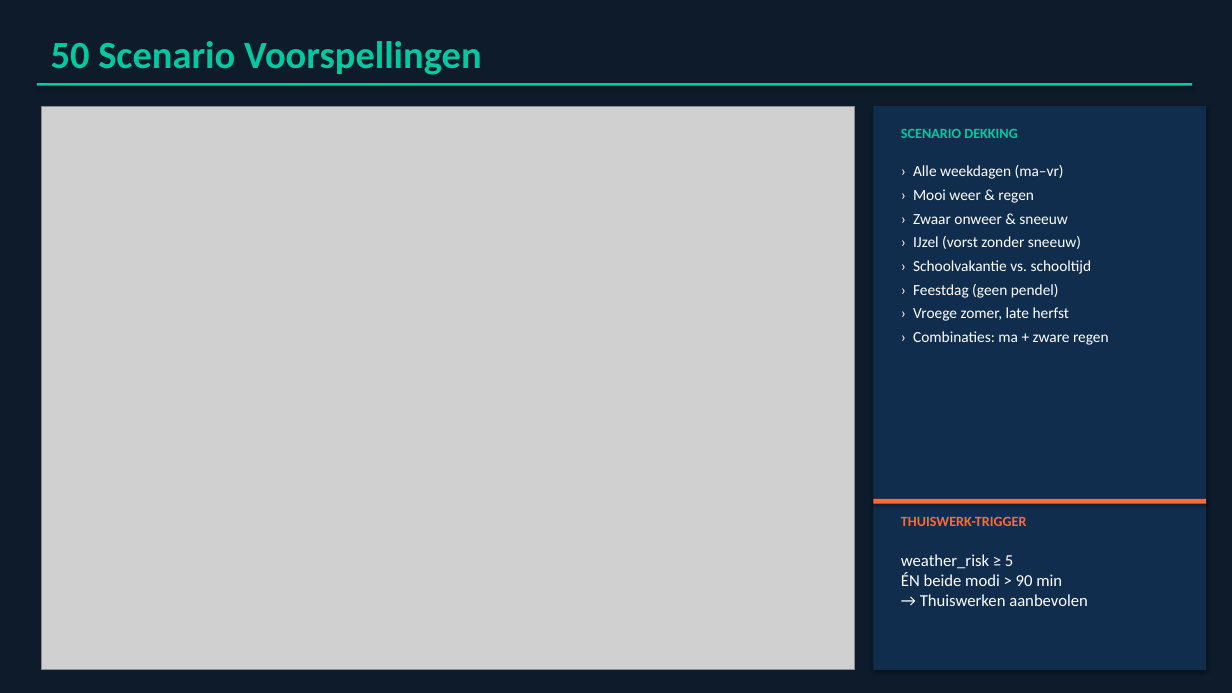
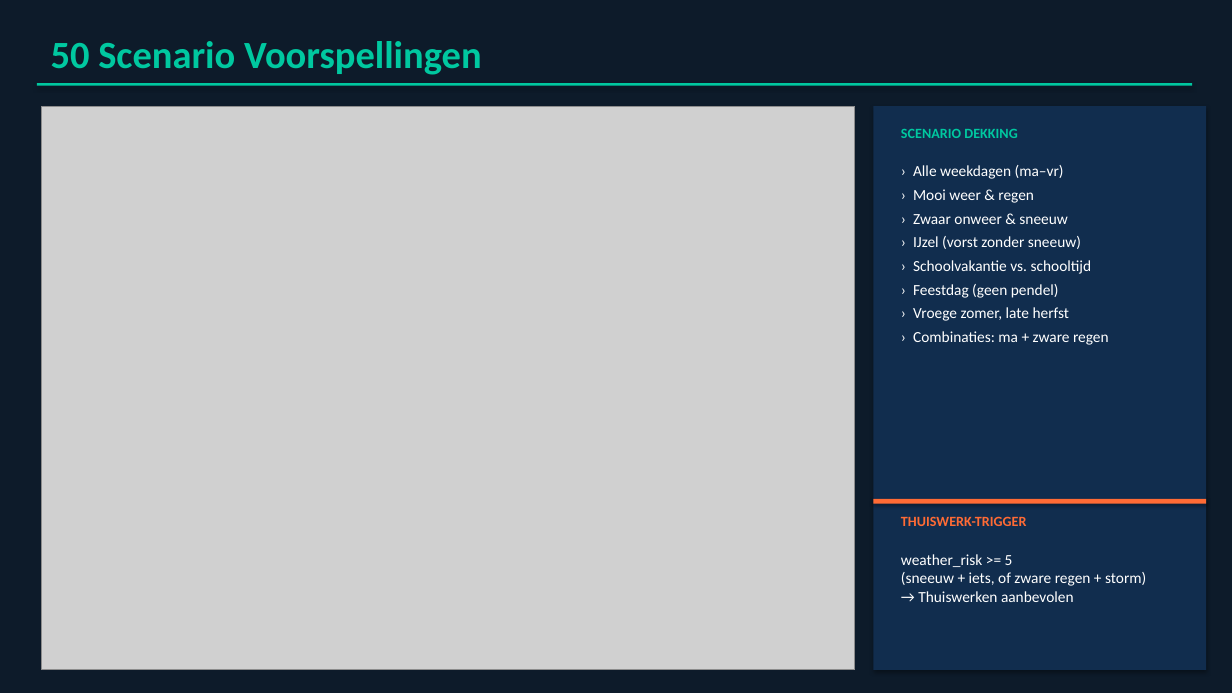
Before and after one commit to MaximeMylle/trafic_forecast_datascience, a slide deck: slide 20 of Gent_Mechelen_Presentatie.pptx (slide 18 before the commit). Drawn at 1232x693 pixels with LibreOffice and Linux fonts; fonts in the diff are those of the drawing; grey boxes stand for pictures. Boxes give left, top, right and bottom in pixels: in the first picture for what was removed or moved away, otherwise in the second. Text is boxed around its words. In the diff, an @@ line names an element or a change of style, - is before the commit and + after.

```diff
--- a/Gent_Mechelen_Presentatie.pptx
+++ b/Gent_Mechelen_Presentatie.pptx
@@ text at [901,554,1146,602]: text changed; size 13 to 12 pt @@
-weather_risk ≥ 5
-ÉN beide modi > 90 min
-→ Thuiswerken aanbevolen
+weather_risk >= 5
+(sneeuw + iets, of zware regen + storm)
+→ Thuiswerken aanbevolen
```
Also in this commit, not shown: 2 slides added, 6 other files.
